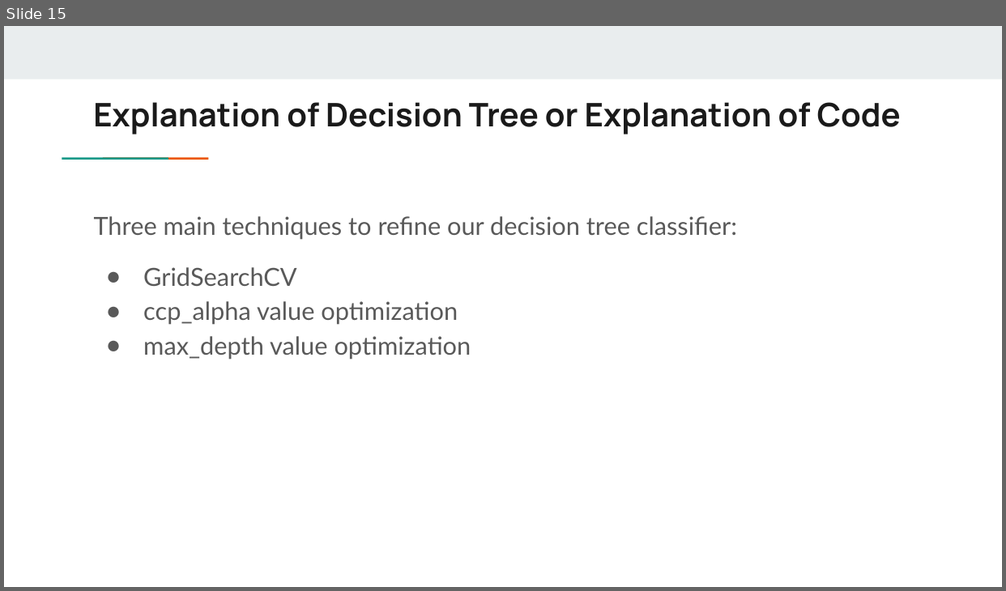
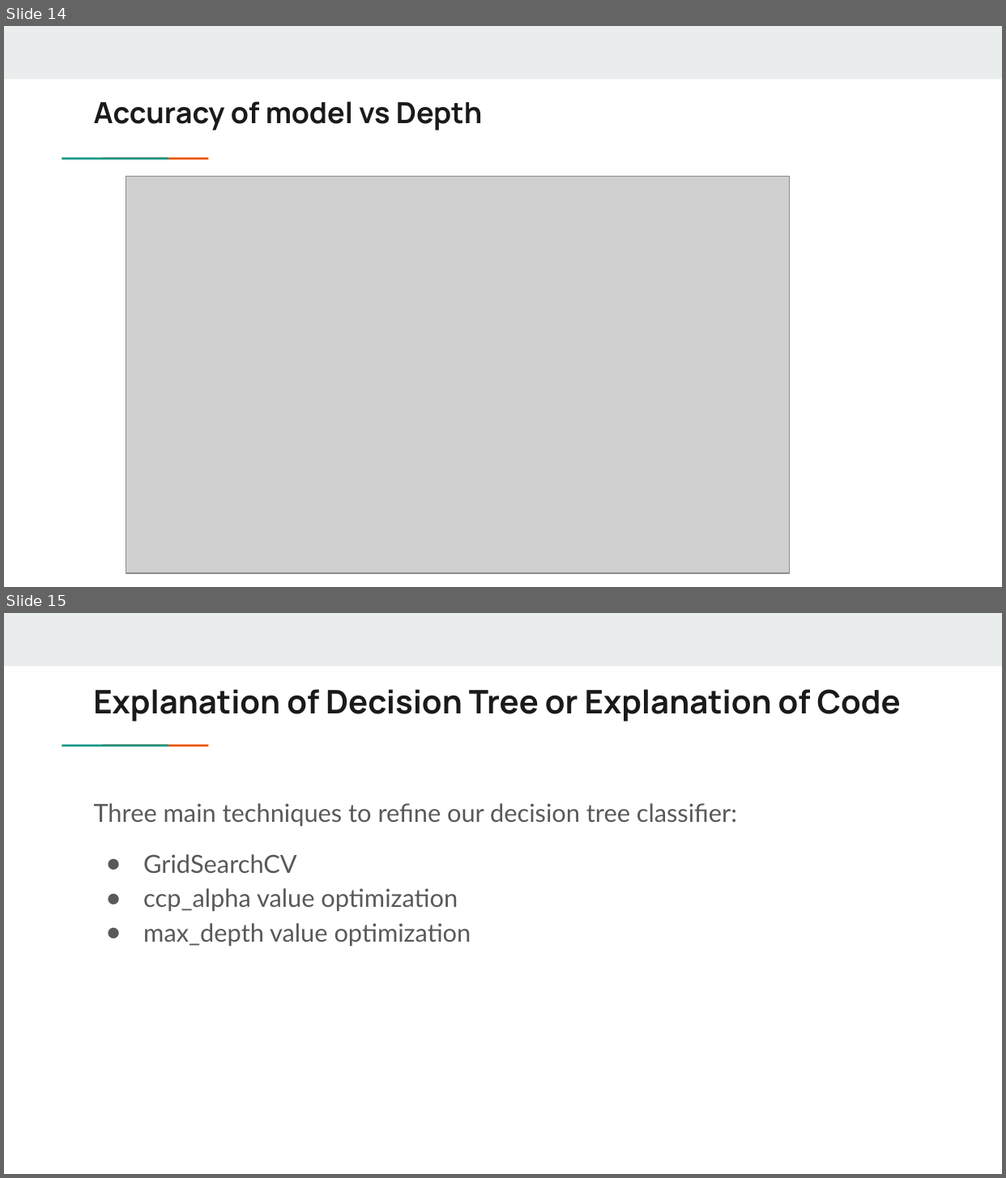
Before and after one commit to mkaturiusd24/USDIntroToAIGroup1, a slide deck: Maternal Health Risk Final Project.pptx. Shown one above the other, each under a label of ours: slide 15 before the commit, slides 14 and 15 after it. The pictures are 1006x591 and 1006x1178 pixels, drawn with LibreOffice and Linux fonts; fonts in the diff are those of the drawing; grey boxes stand for pictures. Boxes give left, top, right and bottom in pixels: in the first picture for what was removed or moved away, otherwise in the second. Text is boxed around its words. In the diff, an @@ line names an element or a change of style, - is before the commit and + after.

```diff
--- a/Maternal Health Risk Final Project.pptx
+++ b/Maternal Health Risk Final Project.pptx
@@ slide 14 added at [4, 26, 1002, 587], background #FFFFFF; not listed: 3 template elements that a slide beside it also shows @@
@@ title added at [94, 101, 482, 130], 21 pt, text #1A1A1A, bold @@
+Accuracy of model vs Depth
@@ picture added at [126, 177, 788, 574] @@
```
Also in this commit, not shown: 1 slide changed, 1 slide removed.
